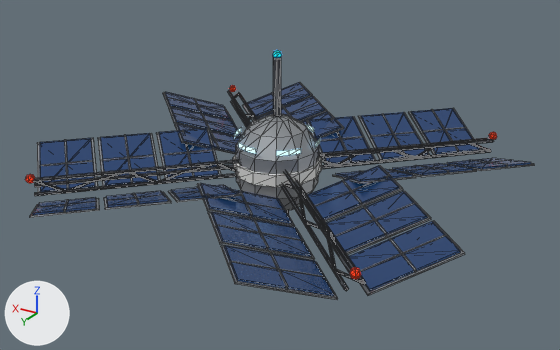
Two versions of the glTF model godot/assets/stations/solar_plant.glb, one commit apart.
Camera for both pictures: a 50 mm lens placed at (-1.497, 2.474, 1.107), pointed at (-0.034, 0.036, -0.112). The lights are fixed; the arrows at lower left show +X, +Y and +Z. The first picture is the older version. Mesh edges are drawn as thin lines. Vertices at exactly the same position are counted once.

Objects in the first picture: 'solar_plant'.
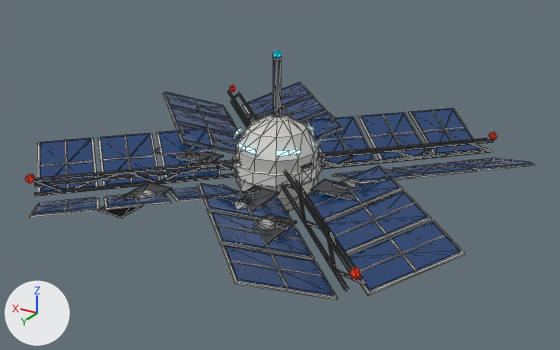
The change in detail:
Material 'ShipPanel' (mat_shippanel) is new.
Its base color is (0.46, 0.46, 0.44) (grey #b5b5b1).
Its metallic is 0.2.
Its roughness is 0.58.
Material 'ShipHull' (mat_shiphull) is new.
Its base color is (0.64, 0.63, 0.59) (light grey #d1d0ca).
Its metallic is 0.15.
Its roughness is 0.58.
me_solar_plant is used by ob_solar_plant; location (0.0, 0.0, 0.0).
me_solar_plant had 1362 vertices, 2100 faces and spanned x -0.91..0.91, y -0.91..0.91, z -0.38..0.38.
me_solar_plant now has 1594 vertices, 2448 faces and spans x -0.91..0.91, y -0.91..0.91, z -0.38..0.38.
me_solar_plant part 1: a new loose piece, a box spanning x 0.2354..0.5177, y 0.0376..0.1505, z -0.0878..-0.0829, in mat_hulldark (dark grey #4d5055).
me_solar_plant part 2: a new loose piece, a box spanning x 0.307..0.342, y 0.109..0.145, z -0.082..-0.064, in mat_hulldark (dark grey #4d5055).
me_solar_plant part 3: a new loose piece, a box spanning x 0.2107..0.3236, y 0.4085..0.6908, z -0.0878..-0.0829, in mat_hulldark (dark grey #4d5055).
me_solar_plant part 4: a new loose piece, a box spanning x 0.245..0.296, y 0.523..0.576, z -0.082..-0.068, in mat_hulldark (dark grey #4d5055).
me_solar_plant part 5: a new loose piece, a box spanning x -0.1505..-0.0376, y 0.2354..0.5177, z -0.0878..-0.0829, in mat_hulldark (dark grey #4d5055).
me_solar_plant part 6: a new loose piece, a box spanning x -0.078..-0.053, y 0.251..0.303, z -0.082..-0.072, in mat_hulldark (dark grey #4d5055).
me_solar_plant part 7: a new loose piece, a box spanning x -0.103..-0.081, y 0.351..0.404, z -0.082..-0.066, in mat_hulldark (dark grey #4d5055).
me_solar_plant part 8: a new loose piece, a box spanning x -0.5177..-0.2354, y 0.0376..0.1505, z -0.0878..-0.0829, in mat_hulldark (dark grey #4d5055).
me_solar_plant part 9: a new loose piece, a box spanning x -0.343..-0.294, y 0.07..0.084, z -0.082..-0.07, in mat_hulldark (dark grey #4d5055).
me_solar_plant part 10: a new loose piece, a box spanning x -0.3236..-0.2107, y 0.4085..0.6908, z -0.0878..-0.0829, in mat_hulldark (dark grey #4d5055).
me_solar_plant part 11: a new loose piece, a box spanning x -0.28..-0.265, y 0.438..0.484, z -0.082..-0.063, in mat_hulldark (dark grey #4d5055).
me_solar_plant part 12: a new loose piece, a box spanning x -0.3187..-0.2891, y 0.4445..0.4835, z -0.0824..-0.0748, in mat_hulldark (dark grey #4d5055).
me_solar_plant part 13: a new loose piece, a box spanning x 0.216..0.263, y 0.501..0.563, z -0.082..-0.065, in mat_shippanel (grey #b5b5b1).
me_solar_plant part 14: a new loose piece, a box spanning x -0.124..-0.078, y 0.411..0.464, z -0.082..-0.065, in mat_shippanel (grey #b5b5b1).
me_solar_plant part 15: a new loose piece, a box spanning x -0.379..-0.326, y 0.05..0.066, z -0.082..-0.063, in mat_shippanel (grey #b5b5b1).
me_solar_plant part 16: a new loose piece, a box spanning x -0.285..-0.234, y 0.483..0.518, z -0.082..-0.063, in mat_shippanel (grey #b5b5b1).
me_solar_plant part 17: 8 vertices added at x -0.17..-0.15, y 0.02..0.07, z -0.12..-0.05.
me_solar_plant part 18: 984 faces spanning x -0.91..0.91, y -0.91..0.91, z -0.3..0.12 switch from mat_hull (grey #9ba0a4) to mat_shiphull (light grey #d1d0ca).
Other edits to the shape of me_solar_plant do not show in these pictures.
me_solar_plant gains material mat_shippanel (grey #b5b5b1).

Pixel boxes (x1, y1, x2, y2) of what changed, in the pictures (560 x 350 px):
part 1 of me_solar_plant, added
    after: (155, 148, 224, 163)
part 2 of me_solar_plant, added
    after: (187, 152, 199, 160)
part 3 of me_solar_plant, added
    after: (99, 182, 173, 218)
part 4 of me_solar_plant, added
    after: (125, 191, 140, 199)
part 5 of me_solar_plant, added
    after: (244, 187, 279, 211)
part 6 of me_solar_plant, added
    after: (247, 186, 260, 194)
part 7 of me_solar_plant, added
    after: (238, 195, 252, 203)
part 8 of me_solar_plant, added
    after: (311, 179, 393, 205)
part 9 of me_solar_plant, added
    after: (333, 182, 346, 189)
part 10 of me_solar_plant, added
    after: (224, 214, 297, 251)
part 11 of me_solar_plant, added
    after: (271, 216, 281, 225)
part 12 of me_solar_plant, added
    after: (277, 221, 290, 229)
part 13 of me_solar_plant, added
    after: (134, 190, 155, 198)
part 14 of me_solar_plant, added
    after: (234, 201, 247, 210)
part 15 of me_solar_plant, added
    after: (343, 180, 357, 187)
part 16 of me_solar_plant, added
    after: (257, 219, 276, 231)
part 17 of me_solar_plant, added
    after: (301, 166, 312, 185)
part 18 of me_solar_plant, recoloured
    both: (30, 82, 535, 300)
